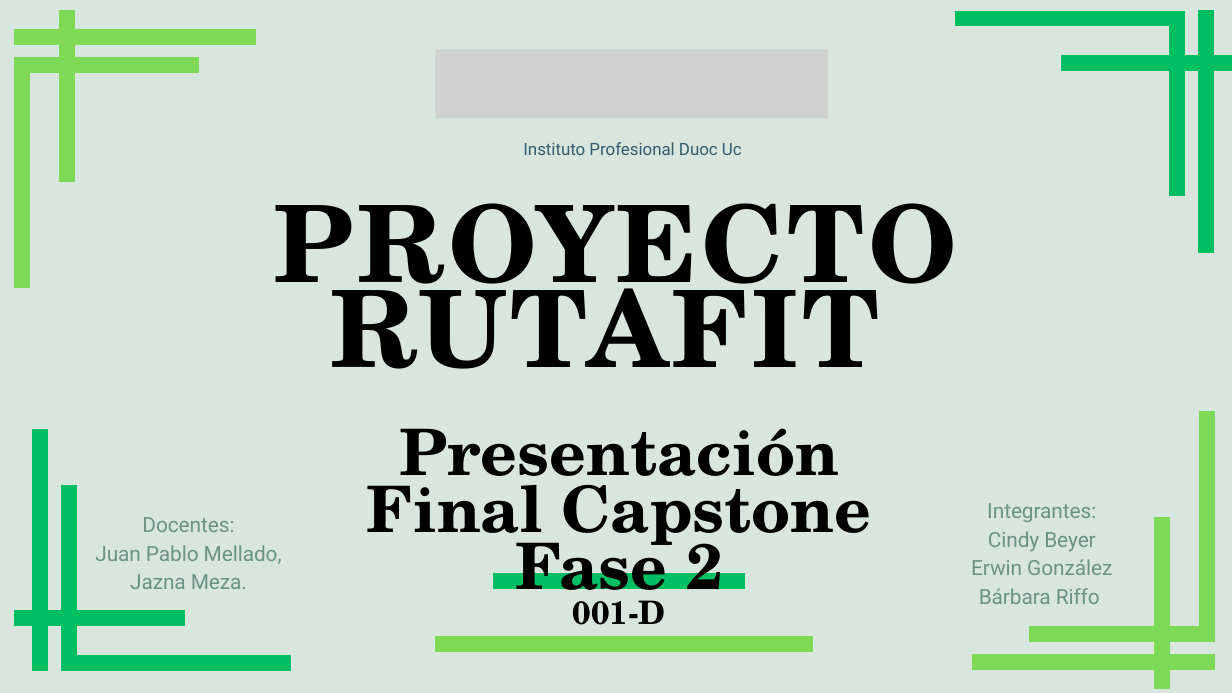
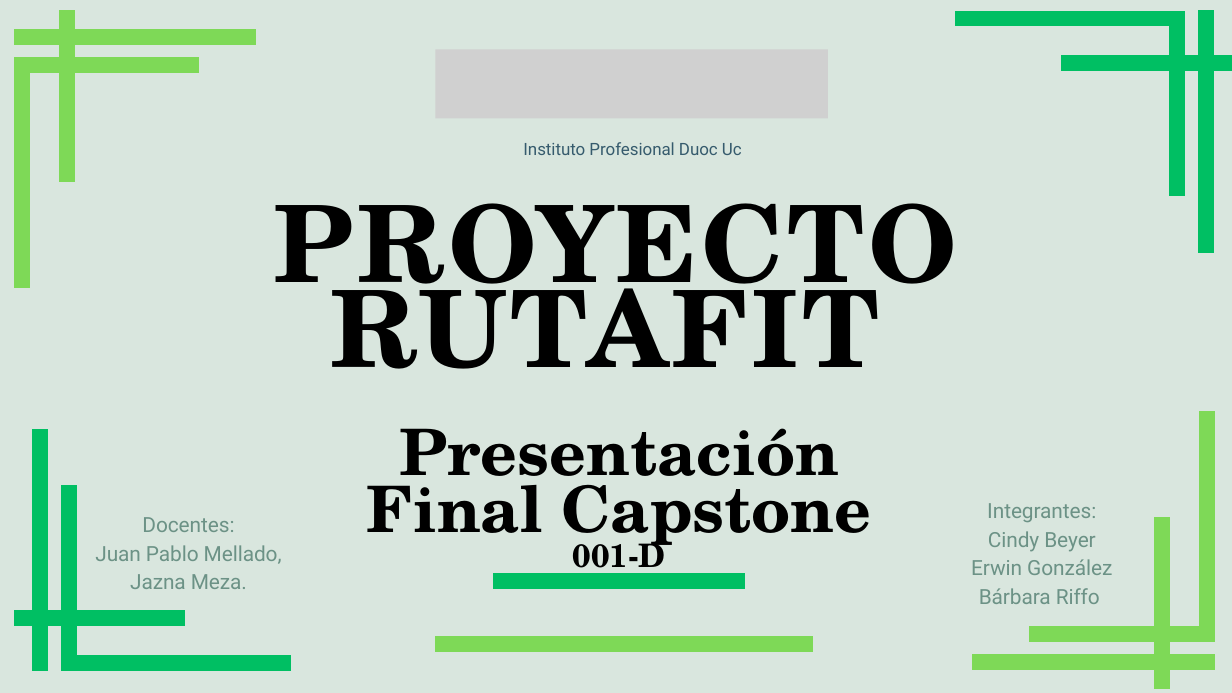
Before and after one commit to ErwinG90/CAPSTONE_PROJECT, a slide deck: slide 1 of Fase 3/Evidencias Grupales/Presentación Final del proyecto.pptx. Drawn at 1232x693 pixels with LibreOffice and Linux fonts; fonts in the diff are those of the drawing; grey boxes stand for pictures. Boxes give left, top, right and bottom in pixels: in the first picture for what was removed or moved away, otherwise in the second. Text is boxed around its words. In the diff, an @@ line names an element or a change of style, - is before the commit and + after.

Commit message:
presentacion 3.0

```diff
--- a/Fase 3/Evidencias Grupales/Presentación Final del proyecto.pptx
+++ b/Fase 3/Evidencias Grupales/Presentación Final del proyecto.pptx
@@ text at bbox=[367, 428, 871, 553]: text changed @@
-Presentación Final Capstone Fase 2
+Presentación Final Capstone
```
Also in this commit, not shown: 6 other files.
